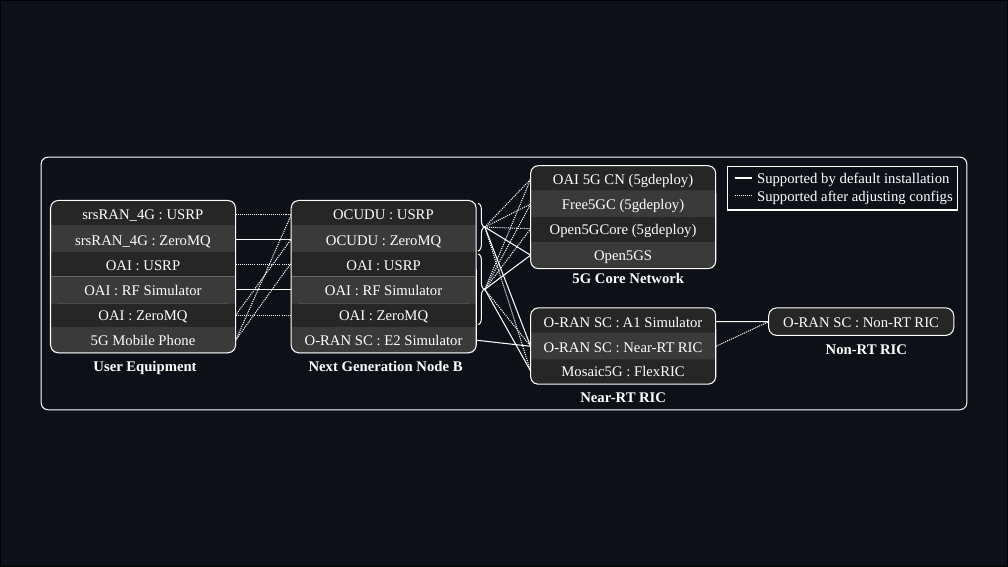
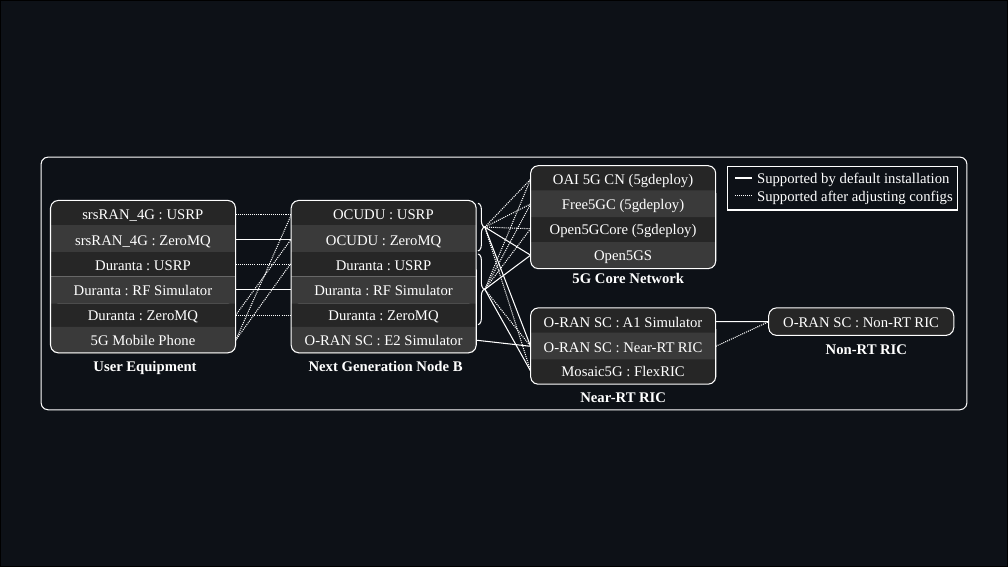
Before and after one commit to usnistgov/O-RAN-Testbed-Automation, a slide deck: slide 4 of RAN_Intelligent_Controllers/research/Diagrams.pptx. Drawn at 1008x567 pixels with LibreOffice and Linux fonts; fonts in the diff are those of the drawing. Boxes give left, top, right and bottom in pixels: in the first picture for what was removed or moved away, otherwise in the second. Text is boxed around its words. In the diff, an @@ line names an element or a change of style, - is before the commit and + after.

Commit message:
Update diagrams to Duranta

```diff
--- a/RAN_Intelligent_Controllers/research/Diagrams.pptx
+++ b/RAN_Intelligent_Controllers/research/Diagrams.pptx
@@ text at (95,260,191,270): text changed @@
-OAI : USRP
+Duranta : USRP
@@ text at (336,260,432,270): text changed @@
-OAI : USRP
+Duranta : USRP
@@ text at (74,285,212,295): text changed @@
-OAI : RF Simulator
+Duranta : RF Simulator
@@ text at (314,285,453,295): text changed @@
-OAI : RF Simulator
+Duranta : RF Simulator
@@ text at (88,310,198,323): text changed @@
-OAI : ZeroMQ
+Duranta : ZeroMQ
@@ text at (328,310,438,323): text changed @@
-OAI : ZeroMQ
+Duranta : ZeroMQ
```
Also in this commit, not shown: 3 other slides changed, 4 other files.
